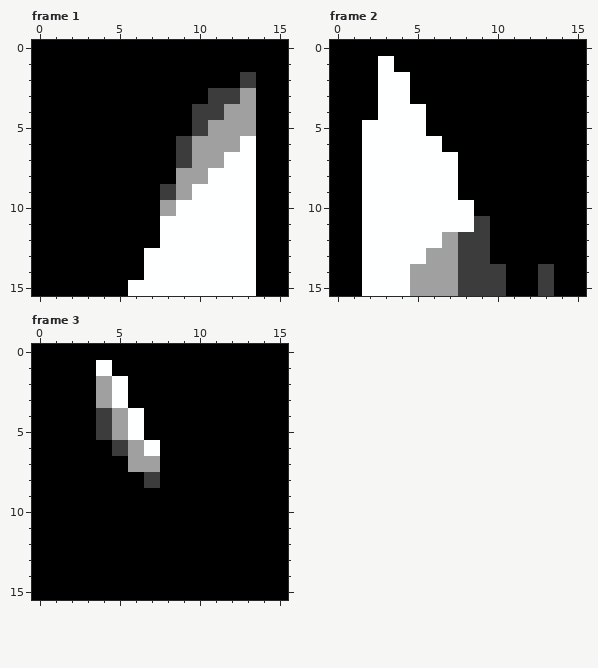
Edited in one commit: pixel-art file (art/sprite_tiles/longsword_south_2.aseprite). Above: the version before the commit.
16x16 pixels, 4 frames. Shown: frame 1, frame 2, frame 3.
Once edited:
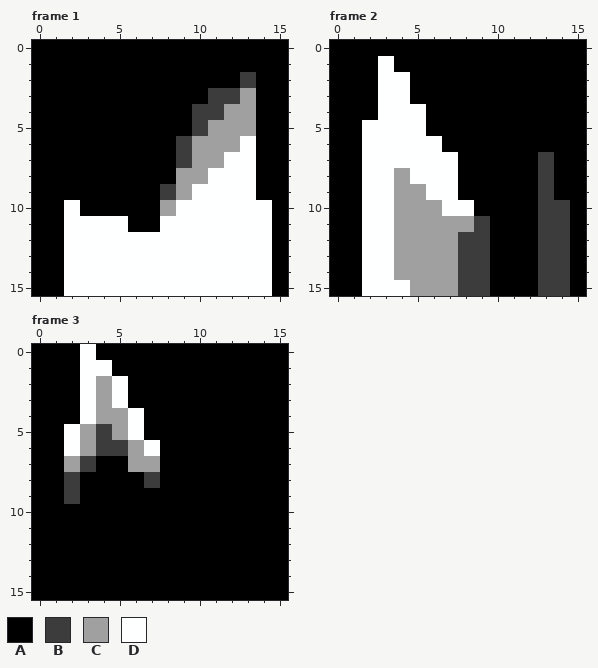
Palette (. is transparent): A #000000  B #3c3c3c  C #a0a0a0  D #feffff
Diff:
--- frame 1
@@ x 0..15 @@
  9 AAAAAAAABCDDDDAA
-10 AAAAAAAACDDDDDAA
-11 AAAAAAAADDDDDDAA
-12 AAAAAAAADDDDDDAA
-13 AAAAAAADDDDDDDAA
-14 AAAAAAADDDDDDDAA
-15 AAAAAADDDDDDDDAA
+10 AADAAAAACDDDDDDA
+11 AADDDDAADDDDDDDA
+12 AADDDDDDDDDDDDDA
+13 AADDDDDDDDDDDDDA
+14 AADDDDDDDDDDDDDA
+15 AADDDDDDDDDDDDDA
--- frame 2
@@ x 0..15 @@
  6 AADDDDDAAAAAAAAA
- 7 AADDDDDDAAAAAAAA
- 8 AADDDDDDAAAAAAAA
- 9 AADDDDDDAAAAAAAA
-10 AADDDDDDDAAAAAAA
-11 AADDDDDDDBAAAAAA
-12 AADDDDDCBBAAAAAA
-13 AADDDDCCBBAAAAAA
-14 AADDDCCCBBBAABAA
-15 AADDDCCCBBBAABAA
+ 7 AADDDDDDAAAAABAA
+ 8 AADDCDDDAAAAABAA
+ 9 AADDCCDDAAAAABAA
+10 AADDCCCDDAAAABBA
+11 AADDCCCCCBAAABBA
+12 AADDCCCCBBAAABBA
+13 AADDCCCCBBAAABBA
+14 AADDCCCCBBAAABBA
+15 AADDDCCCBBAAABBA
--- frame 3
@@ x 0..6 @@
- 0 AAAAAAA
- 1 AAAADAA
- 2 AAAACDA
- 3 AAAACDA
- 4 AAAABCD
- 5 AAAABCD
- 6 AAAAABC
- 7 AAAAAAC
- 8 AAAAAAA
- 9 AAAAAAA
+ 0 AAADAAA
+ 1 AAADDAA
+ 2 AAADCDA
+ 3 AAADCDA
+ 4 AAADCCD
+ 5 AADCBCD
+ 6 AADCBBC
+ 7 AACBAAC
+ 8 AABAAAA
+ 9 AABAAAA
 10 AAAAAAA
Boxes around the changes in both pictures, in picture pixels (x1, y1, x2, y2):
changed: (64, 200, 160, 296)
changed: (256, 200, 272, 296)
changed: (394, 152, 570, 296)
changed: (64, 344, 112, 504)
